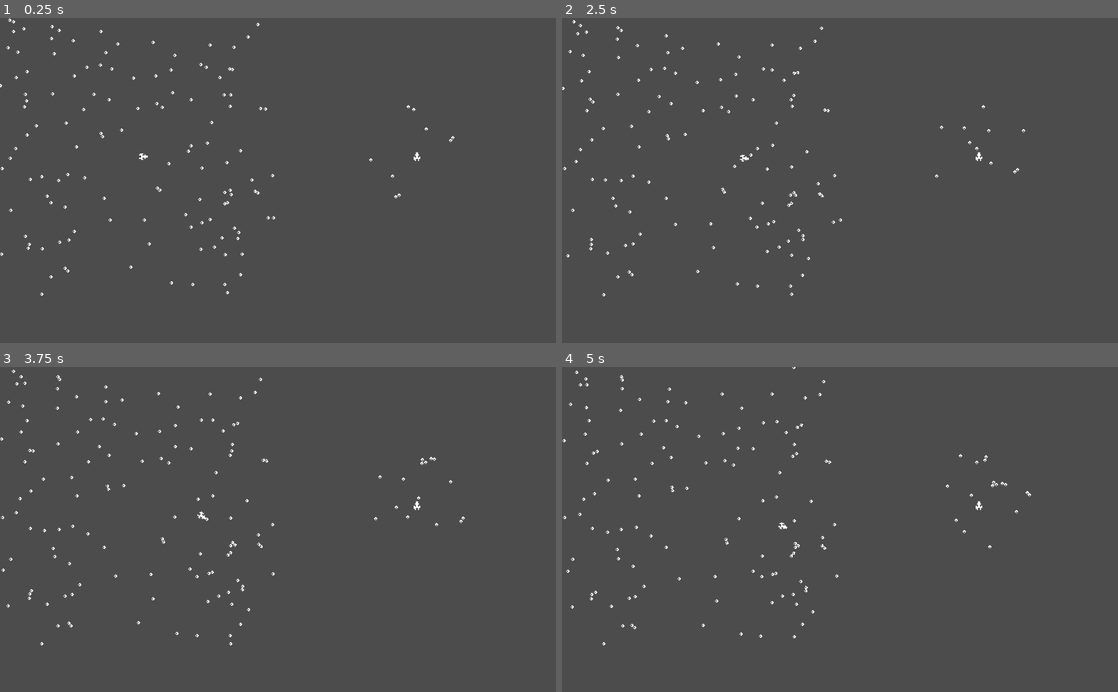
Above: before the commit, frames 1-4 (two rows, left to right).
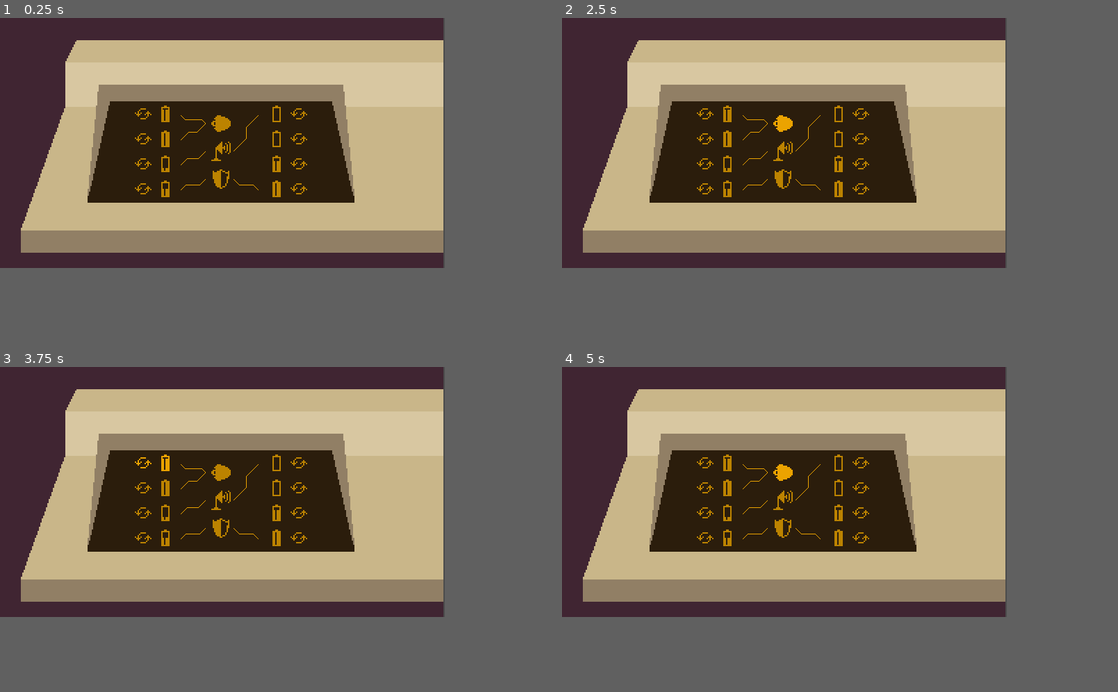
Above: after the commit, the same moments.

Repository: kevinlights/cosmic-s.n.a.f.u
Game: Godot game, scene res://scenes/Game.tscn
The game is run twice, just before and just after one commit, with the same random seed, the same clock (stepped at 60 frames per second) and the same inputs. The project has no main scene, so this scene is started directly.
Inputs (mouse positions are in pixels of both pictures, inside the frame that each line leads up to):
- Up to frame 1 (0.25 s): no input
- Up to frame 2 (2.5 s): click (767, 141) at 0.52 s; click (739, 141) at 1.27 s; click (840, 154) at 2.02 s
- Up to frame 3 (3.75 s): click (205, 490) at 2.77 s; click (177, 490) at 3.52 s
- Up to frame 4 (5 s): click (840, 503) at 4.27 s
In our replay, the window is 800x468 before the commit and 640x360 after it. These sizes can differ from the game's own. Grey fills any space a smaller window leaves; there, only what the larger window draws over its background counts as a difference.

The runs differ from the first frame. In frame 1, 61% of the frame differs, in the area x 0-82%, y 0-86%; in frame 2, 61%, in the area x 0-84%, y 0-86%; in frame 3, 61%; in frame 4, 61%.

Commit message:
Implement energy system interface (partly)

Diff:
--- /dev/null
+++ b/fonts/computer.tres
@@ -0,0 +1,7 @@
+[gd_resource type="DynamicFont" load_steps=2 format=2]
+
+[ext_resource path="res://fonts/8bit16.ttf" type="DynamicFontData" id=1]
+
+[resource]
+size = 8
+font_data = ExtResource( 1 )
--- /dev/null
+++ b/objects/energy_system/Battery.gd
@@ -0,0 +1,42 @@
+extends Control
+
+const COLOUR_BRIGHT = Color("eca400")
+const COLOUR_DIM = Color("bd8400")
+
+onready var button_refresh = $Button_Refresh
+onready var label_recharging = $Label_Recharging
+onready var indicator = $Button_Select/ChargeIndicator
+onready var connector = $Connector
+
+onready var charge : float = randf()
+var which_battery : int
+var selected : bool = false
+
+signal battery_selected
+
+func refresh_charge_indicator() -> void:
+	indicator.value = charge * 12
+	label_recharging.text = str("%03d" % int(charge * 100)) + "%"
+
+func _ready() -> void:
+	refresh_charge_indicator()
+	indicator.modulate = COLOUR_DIM
+
+func deselect() -> void:
+	indicator.modulate = COLOUR_DIM
+	selected = false
+
+func _on_Button_Select_pressed():
+	emit_signal("battery_selected", which_battery)
+	selected = true
+
+func _on_Button_Refresh_pressed():
+	pass # Replace with function body.
+
+# We need to fudge the button changing colour when hovered over, since the texture isn't part of the button itself
+func _on_Button_Select_mouse_entered() -> void:
+	indicator.modulate = COLOUR_BRIGHT
+
+func _on_Button_Select_mouse_exited() -> void:
+	if not selected:
+		indicator.modulate = COLOUR_DIM
--- /dev/null
+++ b/objects/energy_system/BatteryL.tscn
@@ -0,0 +1,94 @@
+[gd_scene load_steps=9 format=2]
+
+[ext_resource path="res://fonts/computer.tres" type="DynamicFont" id=1]
+[ext_resource path="res://objects/energy_system/Battery.gd" type="Script" id=2]
+[ext_resource path="res://sprites/energy_icons.png" type="Texture" id=3]
+
+[sub_resource type="AtlasTexture" id=1]
+atlas = ExtResource( 3 )
+region = Rect2( 16, 2, 16, 12 )
+
+[sub_resource type="AtlasTexture" id=2]
+atlas = ExtResource( 3 )
+region = Rect2( 32, 2, 16, 12 )
+
+[sub_resource type="AtlasTexture" id=3]
+atlas = ExtResource( 3 )
+region = Rect2( 0, 18, 16, 12 )
+
+[sub_resource type="AtlasTexture" id=5]
+atlas = ExtResource( 3 )
+region = Rect2( 0, 18, 16, 12 )
+
+[sub_resource type="AtlasTexture" id=4]
+atlas = ExtResource( 3 )
+region = Rect2( 0, 2, 16, 12 )
+
+[node name="BatteryL" type="Control"]
+margin_right = 32.0
+margin_bottom = 14.0
+rect_min_size = Vector2( 32, 14 )
+script = ExtResource( 2 )
+__meta__ = {
+"_edit_use_anchors_": false
+}
+
+[node name="Button_Select" type="TextureButton" parent="."]
+margin_left = 16.0
+margin_top = 1.0
+margin_right = 32.0
+margin_bottom = 13.0
+rect_min_size = Vector2( 16, 12 )
+__meta__ = {
+"_edit_use_anchors_": false
+}
+
+[node name="ChargeIndicator" type="TextureProgress" parent="Button_Select"]
+margin_right = 16.0
+margin_bottom = 12.0
+max_value = 12.0
+value = 2.0
+texture_over = SubResource( 1 )
+texture_progress = SubResource( 2 )
+fill_mode = 3
+__meta__ = {
+"_edit_use_anchors_": false
+}
+
+[node name="Button_Refresh" type="TextureButton" parent="."]
+margin_top = 1.0
+margin_right = 16.0
+margin_bottom = 13.0
+texture_normal = SubResource( 3 )
+texture_pressed = SubResource( 5 )
+texture_hover = SubResource( 4 )
+__meta__ = {
+"_edit_use_anchors_": false
+}
+
+[node name="Label_Recharging" type="Label" parent="."]
+visible = false
+margin_top = 1.0
+margin_right = 32.0
+margin_bottom = 12.0
+custom_fonts/font = ExtResource( 1 )
+custom_colors/font_color = Color( 0.92549, 0.643137, 0, 1 )
+text = "010%"
+align = 1
+valign = 1
+__meta__ = {
+"_edit_use_anchors_": false
+}
+
+[node name="Connector" type="Control" parent="."]
+margin_left = 36.0
+margin_top = 8.0
+margin_right = 36.0
+margin_bottom = 8.0
+__meta__ = {
+"_edit_use_anchors_": false
+}
+[connection signal="mouse_entered" from="Button_Select" to="." method="_on_Button_Select_mouse_entered"]
+[connection signal="mouse_exited" from="Button_Select" to="." method="_on_Button_Select_mouse_exited"]
+[connection signal="pressed" from="Button_Select" to="." method="_on_Button_Select_pressed"]
+[connection signal="pressed" from="Button_Refresh" to="." method="_on_Button_Refresh_pressed"]
--- /dev/null
+++ b/objects/energy_system/BatteryR.tscn
@@ -0,0 +1,94 @@
+[gd_scene load_steps=9 format=2]
+
+[ext_resource path="res://fonts/computer.tres" type="DynamicFont" id=1]
+[ext_resource path="res://sprites/energy_icons.png" type="Texture" id=2]
+[ext_resource path="res://objects/energy_system/Battery.gd" type="Script" id=3]
+
+[sub_resource type="AtlasTexture" id=1]
+atlas = ExtResource( 2 )
+region = Rect2( 16, 2, 16, 12 )
+
+[sub_resource type="AtlasTexture" id=2]
+atlas = ExtResource( 2 )
+region = Rect2( 32, 2, 16, 12 )
+
+[sub_resource type="AtlasTexture" id=3]
+atlas = ExtResource( 2 )
+region = Rect2( 0, 18, 16, 12 )
+
+[sub_resource type="AtlasTexture" id=5]
+atlas = ExtResource( 2 )
+region = Rect2( 0, 18, 16, 12 )
+
+[sub_resource type="AtlasTexture" id=4]
+atlas = ExtResource( 2 )
+region = Rect2( 0, 2, 16, 12 )
+
+[node name="BatteryR" type="Control"]
+margin_right = 32.0
+margin_bottom = 14.0
+rect_min_size = Vector2( 32, 14 )
+script = ExtResource( 3 )
+__meta__ = {
+"_edit_use_anchors_": false
+}
+
+[node name="Button_Select" type="TextureButton" parent="."]
+margin_top = 1.0
+margin_right = 16.0
+margin_bottom = 13.0
+rect_min_size = Vector2( 16, 12 )
+__meta__ = {
+"_edit_use_anchors_": false
+}
+
+[node name="ChargeIndicator" type="TextureProgress" parent="Button_Select"]
+margin_right = 16.0
+margin_bottom = 12.0
+max_value = 12.0
+value = 2.0
+texture_over = SubResource( 1 )
+texture_progress = SubResource( 2 )
+fill_mode = 3
+__meta__ = {
+"_edit_use_anchors_": false
+}
+
+[node name="Button_Refresh" type="TextureButton" parent="."]
+margin_left = 16.0
+margin_top = 1.0
+margin_right = 32.0
+margin_bottom = 13.0
+texture_normal = SubResource( 3 )
+texture_pressed = SubResource( 5 )
+texture_hover = SubResource( 4 )
+__meta__ = {
+"_edit_use_anchors_": false
+}
+
+[node name="Label_Recharging" type="Label" parent="."]
+visible = false
+margin_top = 1.0
+margin_right = 32.0
+margin_bottom = 12.0
+custom_fonts/font = ExtResource( 1 )
+custom_colors/font_color = Color( 0.92549, 0.643137, 0, 1 )
+text = "010%"
+align = 1
+valign = 1
+__meta__ = {
+"_edit_use_anchors_": false
+}
+
+[node name="Connector" type="Control" parent="."]
+margin_left = -4.0
+margin_top = 8.0
+margin_right = -4.0
+margin_bottom = 8.0
+__meta__ = {
+"_edit_use_anchors_": false
+}
+[connection signal="mouse_entered" from="Button_Select" to="." method="_on_Button_Select_mouse_entered"]
+[connection signal="mouse_exited" from="Button_Select" to="." method="_on_Button_Select_mouse_exited"]
+[connection signal="pressed" from="Button_Select" to="." method="_on_Button_Select_pressed"]
+[connection signal="pressed" from="Button_Refresh" to="." method="_on_Button_Refresh_pressed"]
--- /dev/null
+++ b/objects/energy_system/Component.gd
@@ -0,0 +1,25 @@
+extends Control
+
+export(int, "Engines", "Radio", "Shields") var which_component
+
+onready var button = $Button
+onready var alert_l = $AlertL
+onready var alert_r = $AlertR
+onready var connector_l = $ConnectorL
+onready var connector_r = $ConnectorR
+
+signal component_selected
+
+func update_icon() -> void:
+	button.texture_normal = button.texture_normal.duplicate()
+	button.texture_hover = button.texture_hover.duplicate()
+	button.texture_pressed = button.texture_pressed.duplicate()
+	button.texture_normal.region.position.x = (1 + which_component) * 16
+	button.texture_hover.region.position.x = (1 + which_component) * 16
+	button.texture_pressed.region.position.x = (1 + which_component) * 16
+
+func _ready() -> void:
+	update_icon()
+
+func _on_Button_pressed():
+	emit_signal("component_selected", which_component)
--- /dev/null
+++ b/objects/energy_system/Component.tscn
@@ -0,0 +1,69 @@
+[gd_scene load_steps=7 format=2]
+
+[ext_resource path="res://sprites/energy_icons.png" type="Texture" id=1]
+[ext_resource path="res://objects/energy_system/Component.gd" type="Script" id=2]
+
+[sub_resource type="AtlasTexture" id=1]
+atlas = ExtResource( 1 )
+region = Rect2( 16, 32, 16, 16 )
+
+[sub_resource type="AtlasTexture" id=3]
+atlas = ExtResource( 1 )
+region = Rect2( 16, 32, 16, 16 )
+
+[sub_resource type="AtlasTexture" id=4]
+atlas = ExtResource( 1 )
+region = Rect2( 16, 16, 16, 16 )
+
+[sub_resource type="AtlasTexture" id=2]
+atlas = ExtResource( 1 )
+region = Rect2( 4, 32, 8, 16 )
+
+[node name="Component" type="Control"]
+anchor_right = 1.0
+anchor_bottom = 1.0
+margin_right = -608.0
+margin_bottom = -344.0
+rect_min_size = Vector2( 32, 16 )
+script = ExtResource( 2 )
+__meta__ = {
+"_edit_use_anchors_": false
+}
+
+[node name="Button" type="TextureButton" parent="."]
+margin_left = 8.0
+margin_right = 24.0
+margin_bottom = 16.0
+rect_min_size = Vector2( 16, 16 )
+texture_normal = SubResource( 1 )
+texture_pressed = SubResource( 3 )
+texture_hover = SubResource( 4 )
+__meta__ = {
+"_edit_use_anchors_": false
+}
+
+[node name="AlertL" type="TextureRect" parent="."]
+visible = false
+margin_right = 8.0
+margin_bottom = 16.0
+texture = SubResource( 2 )
+
+[node name="AlertR" type="TextureRect" parent="."]
+visible = false
+margin_left = 24.0
+margin_right = 32.0
+margin_bottom = 16.0
+texture = SubResource( 2 )
+
+[node name="ConnectorL" type="Control" parent="."]
+margin_left = 6.0
+margin_top = 8.0
+margin_right = 6.0
+margin_bottom = 8.0
+
+[node name="ConnectorR" type="Control" parent="."]
+margin_left = 26.0
+margin_top = 8.0
+margin_right = 26.0
+margin_bottom = 8.0
+[connection signal="pressed" from="Button" to="." method="_on_Button_pressed"]
--- /dev/null
+++ b/objects/energy_system/EnergySystem.gd
@@ -0,0 +1,126 @@
+extends Control
+
+const CONNECTOR_COLOUR : Color = Color("eca400")
+
+onready var batteries : Array = [
+	$BatteriesL/BatteryL1,
+	$BatteriesL/BatteryL2,
+	$BatteriesL/BatteryL3,
+	$BatteriesL/BatteryL4,
+	$BatteriesR/BatteryR1,
+	$BatteriesR/BatteryR2,
+	$BatteriesR/BatteryR3,
+	$BatteriesR/BatteryR4
+]
+
+onready var components : Array = [
+	$Components/Component1,
+	$Components/Component2,
+	$Components/Component3
+]
+
+var connections : Array = [0, 0, 1, 2, 1, -1, -1, 2]
+
+var selected_battery : int = -1
+var selected_component : int = -1
+
+func battery_selected(which : int) -> void:
+	# Deselect the old battery
+	if selected_battery != -1:
+		batteries[selected_battery].deselect()
+	selected_battery = which
+
+func do_connections_overlap(battery_a : int, component_a : int, battery_b : int, component_b : int) -> bool:
+	# If the two batteries or the two components are the same, the connections cannot overlap
+	if battery_a == battery_b or component_a == component_b:
+		return false
+	var battery_a_float : float = float(battery_a) if battery_a < 4 else float(battery_a - 4)
+	var component_a_float : float = float(component_a) + 0.5
+	var battery_b_float : float = float(battery_b) if battery_b < 4 else float(battery_b - 4)
+	var component_b_float : float = float(component_b) + 0.5
+	if battery_a_float > battery_b_float:
+		return component_a_float < component_b_float
+	else:
+		return component_a_float > component_b_float
+
+func override_connections_if_needed(battery : int, component : int) -> void:
+	var range_start : int = 0 if battery < 4 else 4
+	var range_end : int = 4 if battery < 4 else 8
+	for comparing_battery in range(range_start, range_end):
+		# Don't compare this connection to itself!
+		if comparing_battery == battery:
+			continue
+		var comparing_component : int = connections[comparing_battery]
+		# Make this this connection actually exists
+		if comparing_component == -1:
+			continue
+		# Okay, this connection might need to go
+		if do_connections_overlap(battery, component, comparing_battery, comparing_component):
+			connections[comparing_battery] = -1
+
+func component_selected(which_component : int) -> void:
+	if selected_battery != -1:
+		# Connect the battery to the component
+		connections[selected_battery] = which_component
+		# Does this mean we need to override any existing connections?
+		override_connections_if_needed(selected_battery, which_component)
+		# Deselect the battery, and redraw the connections
+		batteries[selected_battery].deselect()
+		selected_battery = -1
+		update()
+
+func setup_connections() -> void:
+	for i in range(0, batteries.size()):
+		var battery = batteries[i]
+		battery.which_battery = i
+		battery.connect("battery_selected", self, "battery_selected")
+	for component in components:
+		component.connect("component_selected", self, "component_selected")
+
+func draw_neat_line(from : Vector2, to : Vector2) -> void:
+	var point_a : Vector2
+	var point_b : Vector2
+	var distance_x : float = abs(to.x - from.x)
+	var distance_y : float = abs(to.y - from.y)
+	if distance_x > distance_y:
+		var avg_y : float = (from.y + to.y) / 2.0
+		point_a = Vector2(from.x, avg_y)
+		point_b = Vector2(to.x, avg_y)
+		var diagonal_length : float = distance_y / 2.0
+		if to.x > from.x:
+			point_a.x += diagonal_length
+			point_b.x -= diagonal_length
+		else:
+			point_a.x -= diagonal_length
+			point_b.x += diagonal_length
+	else:
+		var avg_x : float = (from.x + to.x) / 2.0
+		point_a = Vector2(avg_x, from.y)
+		point_b = Vector2(avg_x, to.y)
+		var diagonal_length : float = distance_x / 2.0
+		if to.y > from.y:
+			point_a.y += diagonal_length
+			point_b.y -= diagonal_length
+		else:
+			point_a.y -= diagonal_length
+			point_b.y += diagonal_length
+	draw_line(from, point_a, CONNECTOR_COLOUR)
+	draw_line(point_a, point_b, CONNECTOR_COLOUR)
+	draw_line(point_b, to, CONNECTOR_COLOUR)
+
+func _draw() -> void:
+	for i in range(0, connections.size()):
+		var connection : int = connections[i]
+		if connection == -1:
+			continue
+		var battery = batteries[i]
+		var component = components[connection]
+		var end_point : Vector2
+		if i < 4:
+			end_point = component.connector_l.rect_global_position
+		else:
+			end_point = component.connector_r.rect_global_position
+		draw_neat_line(battery.connector.rect_global_position, end_point)
+
+func _ready() -> void:
+	setup_connections()
--- /dev/null
+++ b/objects/energy_system/EnergySystem.tscn
@@ -0,0 +1,102 @@
+[gd_scene load_steps=6 format=2]
+
+[ext_resource path="res://objects/energy_system/BatteryR.tscn" type="PackedScene" id=1]
+[ext_resource path="res://sprites/backgrounds/console_left.png" type="Texture" id=2]
+[ext_resource path="res://objects/energy_system/BatteryL.tscn" type="PackedScene" id=3]
+[ext_resource path="res://objects/energy_system/Component.tscn" type="PackedScene" id=4]
+[ext_resource path="res://objects/energy_system/EnergySystem.gd" type="Script" id=5]
+
+[node name="EnergySystem" type="Control"]
+anchor_right = 1.0
+anchor_bottom = 1.0
+script = ExtResource( 5 )
+__meta__ = {
+"_edit_use_anchors_": false
+}
+
+[node name="Background" type="TextureRect" parent="."]
+show_behind_parent = true
+margin_right = 40.0
+margin_bottom = 40.0
+texture = ExtResource( 2 )
+__meta__ = {
+"_edit_use_anchors_": false
+}
+
+[node name="BatteriesL" type="VBoxContainer" parent="."]
+margin_left = 96.0
+margin_top = 62.0
+margin_right = 128.0
+margin_bottom = 130.0
+__meta__ = {
+"_edit_use_anchors_": false
+}
+
+[node name="BatteryL1" parent="BatteriesL" instance=ExtResource( 3 )]
+
+[node name="BatteryL2" parent="BatteriesL" instance=ExtResource( 3 )]
+margin_top = 18.0
+margin_bottom = 32.0
+
+[node name="BatteryL3" parent="BatteriesL" instance=ExtResource( 3 )]
+margin_top = 36.0
+margin_bottom = 50.0
+
+[node name="BatteryL4" parent="BatteriesL" instance=ExtResource( 3 )]
+margin_top = 54.0
+margin_bottom = 68.0
+
+[node name="BatteriesR" type="VBoxContainer" parent="."]
+margin_left = 192.0
+margin_top = 62.0
+margin_right = 224.0
+margin_bottom = 130.0
+__meta__ = {
+"_edit_use_anchors_": false
+}
+
+[node name="BatteryR1" parent="BatteriesR" instance=ExtResource( 1 )]
+
+[node name="BatteryR2" parent="BatteriesR" instance=ExtResource( 1 )]
+margin_top = 18.0
+margin_bottom = 32.0
+
+[node name="BatteryR3" parent="BatteriesR" instance=ExtResource( 1 )]
+margin_top = 36.0
+margin_bottom = 50.0
+
+[node name="BatteryR4" parent="BatteriesR" instance=ExtResource( 1 )]
+margin_top = 54.0
+margin_bottom = 68.0
+
+[node name="Components" type="VBoxContainer" parent="."]
+margin_left = 144.0
+margin_top = 68.0
+margin_right = 176.0
+margin_bottom = 124.0
+rect_min_size = Vector2( 32, 48 )
+__meta__ = {
+"_edit_use_anchors_": false
+}
+
+[node name="Component1" parent="Components" instance=ExtResource( 4 )]
+anchor_right = 0.0
+anchor_bottom = 0.0
+margin_right = 32.0
+margin_bottom = 16.0
+
+[node name="Component2" parent="Components" instance=ExtResource( 4 )]
+anchor_right = 0.0
+anchor_bottom = 0.0
+margin_top = 20.0
+margin_right = 32.0
+margin_bottom = 36.0
+which_component = 1
+
+[node name="Component3" parent="Components" instance=ExtResource( 4 )]
+anchor_right = 0.0
+anchor_bottom = 0.0
+margin_top = 40.0
+margin_right = 32.0
+margin_bottom = 56.0
+which_component = 2
--- a/project.godot
+++ b/project.godot
@@ -29,6 +29,12 @@
 config/name="GMTK Jam 2020"
 config/icon="res://icon.png"
 
+[display]
+
+window/size/width=640
+window/size/height=360
+window/stretch/shrink=2.0
+
 [rendering]
 
 environment/default_environment="res://default_env.tres"
--- a/scenes/Game.gd
+++ b/scenes/Game.gd
@@ -1,4 +1,4 @@
-extends Node2D
+extends Node
 
 onready var asteroid_field = $AsteroidField
 onready var radar = $Radar
--- a/scenes/Game.tscn
+++ b/scenes/Game.tscn
@@ -1,13 +1,20 @@
-[gd_scene load_steps=4 format=2]
+[gd_scene load_steps=5 format=2]
 
 [ext_resource path="res://scenes/Game.gd" type="Script" id=1]
 [ext_resource path="res://objects/Radar.tscn" type="PackedScene" id=2]
 [ext_resource path="res://objects/asteroid_field/AsteroidField.tscn" type="PackedScene" id=3]
+[ext_resource path="res://objects/energy_system/EnergySystem.tscn" type="PackedScene" id=4]
 
-[node name="Game" type="Node2D"]
+[node name="Game" type="Node"]
 script = ExtResource( 1 )
 
 [node name="AsteroidField" parent="." instance=ExtResource( 3 )]
+visible = false
 
 [node name="Radar" parent="." instance=ExtResource( 2 )]
-position = Vector2( 768, 256 )
+visible = false
+position = Vector2( 160, 90 )
+
+[node name="EnergySystem" parent="." instance=ExtResource( 4 )]
+margin_left = -0.943878
+margin_right = -0.943878
Binary file added: fonts/8bit16.ttf
Binary file added: sprites/backgrounds/console_center.png
Not shown, added: sprites/backgrounds/console_center.png.import
Binary file added: sprites/backgrounds/console_left.aseprite
Binary file added: sprites/backgrounds/console_left.png
Not shown, added: sprites/backgrounds/console_left.png.import
Binary file added: sprites/backgrounds/console_right.png
Not shown, added: sprites/backgrounds/console_right.png.import
Binary file added: sprites/energy_icons.png
Not shown, added: sprites/energy_icons.png.import
Binary file added: sprites/radar_background.png
Not shown, added: sprites/radar_background.png.import
